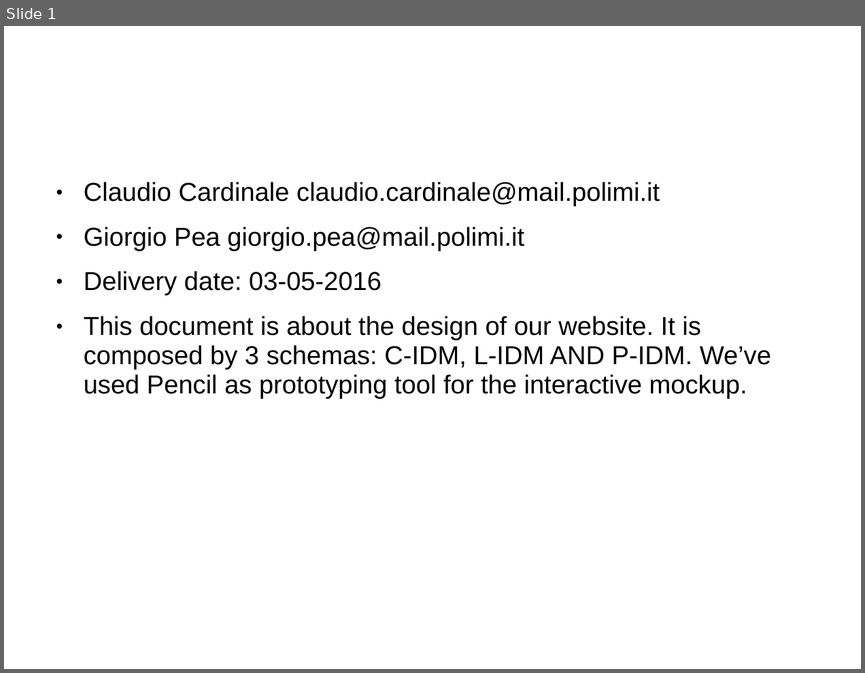
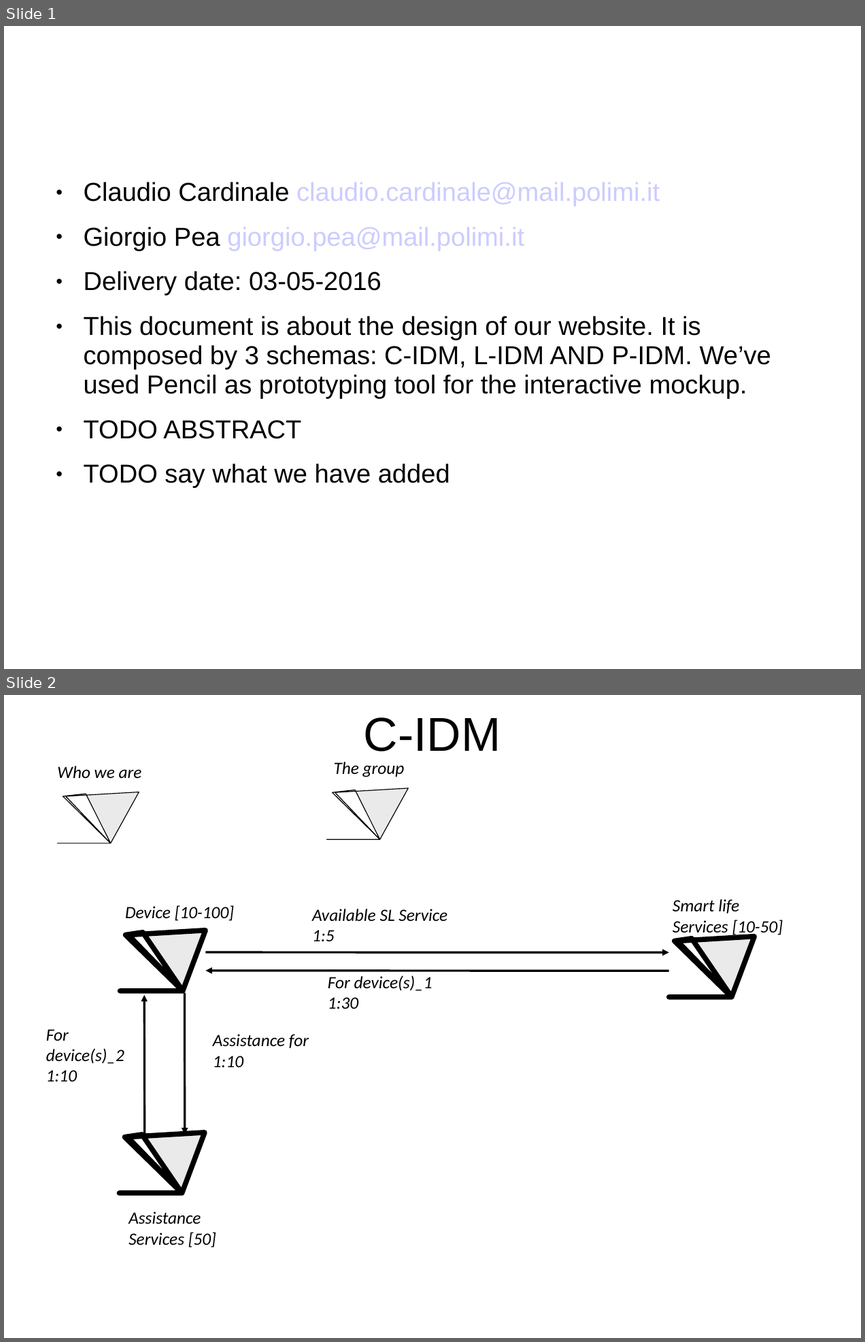
Before and after one commit to hypermedia2016/design, a slide deck: Cardinale, Pea-P1-03-05-2016.ppt. Shown one above the other, each under a label of ours: slide 1 before the commit, slides 1 and 2 after it. The pictures are 865x673 and 865x1342 pixels, drawn with LibreOffice and Linux fonts; fonts in the diff are those of the drawing. Boxes give left, top, right and bottom in pixels: in the first picture for what was removed or moved away, otherwise in the second. Text is boxed around its words. In the diff, an @@ line names an element or a change of style, - is before the commit and + after.

```diff
--- a/Cardinale, Pea-P1-03-05-2016.ppt
+++ b/Cardinale, Pea-P1-03-05-2016.ppt
@@ slide 2 added at [4,695,861,1338], background #FFFFFF @@
@@ title added at [364,717,501,751], 44 pt, text #000000 @@
+C-IDM
@@ text added at [57,766,142,778], 16 pt, text #000000, italic @@
+Who we are
@@ text added at [334,762,405,777], 16 pt, text #000000, italic @@
+The group
@@ freeform shape added at [58,794,139,845], fill #EAEAEA, outline #000000 0.74 pt @@
@@ freeform shape added at [327,790,409,841], fill #EAEAEA, outline #000000 0.74 pt @@
@@ text added at [125,905,234,921], 16 pt, text #000000, italic @@
+Device [10-100]
@@ text added at [312,909,447,941], 16 pt, text #000000, italic @@
+Available SL Service
+1:5
@@ text added at [672,899,783,936], 16 pt, text #000000, italic @@
+Smart life
+Services [10-50]
@@ freeform shape added at [120,932,205,993], fill #EAEAEA, outline #000000 4.76 pt @@
@@ freeform shape added at [669,938,754,999], fill #EAEAEA, outline #000000 4.76 pt @@
@@ arrow added from (205, 952) to (669, 952), #000000 2.01 pt @@
@@ arrow added from (669, 971) to (205, 970), #000000 2.01 pt @@
@@ text added at [328,975,432,1008], 16 pt, text #000000, italic @@
+For device(s)_1
+1:30
@@ arrow added from (145, 1134) to (144, 995), #000000 2.01 pt @@
@@ arrow added from (184, 993) to (185, 1134), #000000 2.01 pt @@
@@ text added at [46,1029,124,1081], 16 pt, text #000000, italic @@
+For
+device(s)_2
+1:10
@@ text added at [213,1034,309,1067], 16 pt, text #000000, italic @@
+Assistance for
+1:10
@@ freeform shape added at [119,1134,205,1195], fill #EAEAEA, outline #000000 4.76 pt @@
@@ text added at [128,1211,216,1247], 16 pt, text #000000, italic @@
+Assistance
+Services [50]
@@ slide 1 changed as well @@
@@ text at [84,182,771,399]: text colour #000000 to #CCCCFF in "claudio.cardinale@mail.polimi.it", "giorgio.pea@mail.polimi.it" @@
@@ text at [84,420,450,488]: paragraphs added @@
+● TODO ABSTRACT
+● TODO say what we have added
```
Also in this commit, not shown: 1 slide removed.
